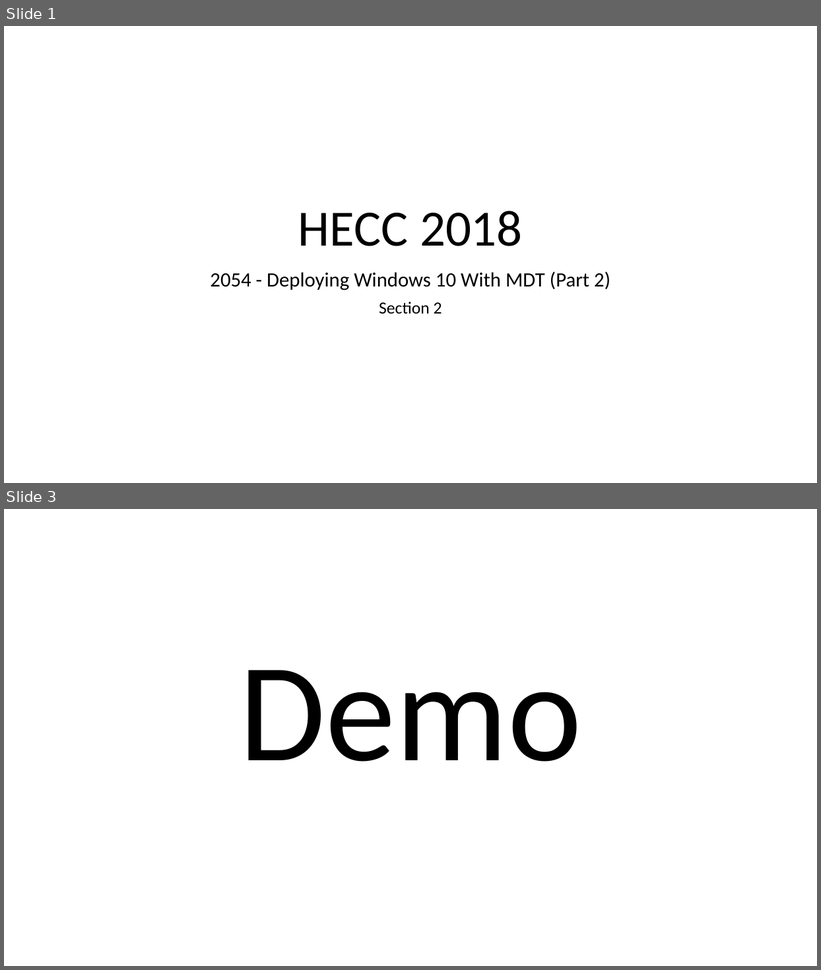
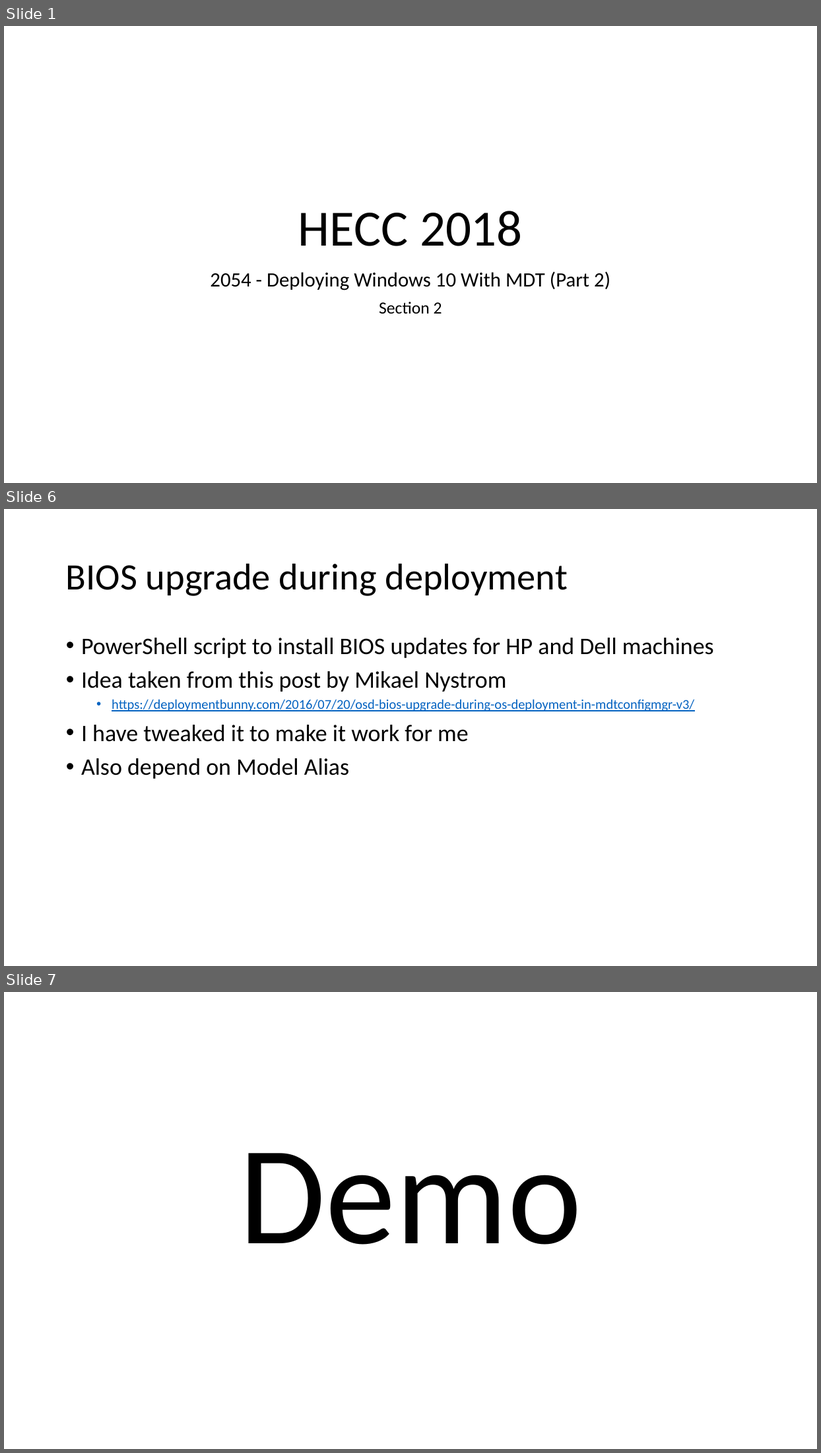
Before and after one commit to fydexx/HECC-2018, a slide deck: Part_02/Section02.pptx. Shown one above the other, each under a label of ours: slides 1 and 3 before the commit, slides 1, 6 and 7 after it; the slides between them are not shown. The pictures are 821x970 and 821x1453 pixels, drawn with LibreOffice and Linux fonts; fonts in the diff are those of the drawing. Boxes give left, top, right and bottom in pixels: in the first picture for what was removed or moved away, otherwise in the second. Text is boxed around its words. In the diff, an @@ line names an element or a change of style, - is before the commit and + after.

```diff
--- a/Part_02/Section02.pptx
+++ b/Part_02/Section02.pptx
@@ slide 6 added at [4, 509, 817, 966], background #FFFFFF @@
@@ title added at [66, 563, 567, 596], 44 pt, text #000000 @@
+BIOS upgrade during deployment
@@ text added at [81, 638, 714, 779], 28 pt, text #000000 @@
+• PowerShell script to install BIOS updates for HP and Dell machines
+• Idea taken from this post by Mikael Nystrom
+  • https://deploymentbunny.com/2016/07/20/osd-bios-upgrade-during-os-deployment-in-mdtconfigmgr-v3/
+• I have tweaked it to make it work for me
+• Also depend on Model Alias
@@ what was slide 3 is now slide 7 @@
```
Also in this commit, not shown: 1 slide changed, 3 other slides added.
